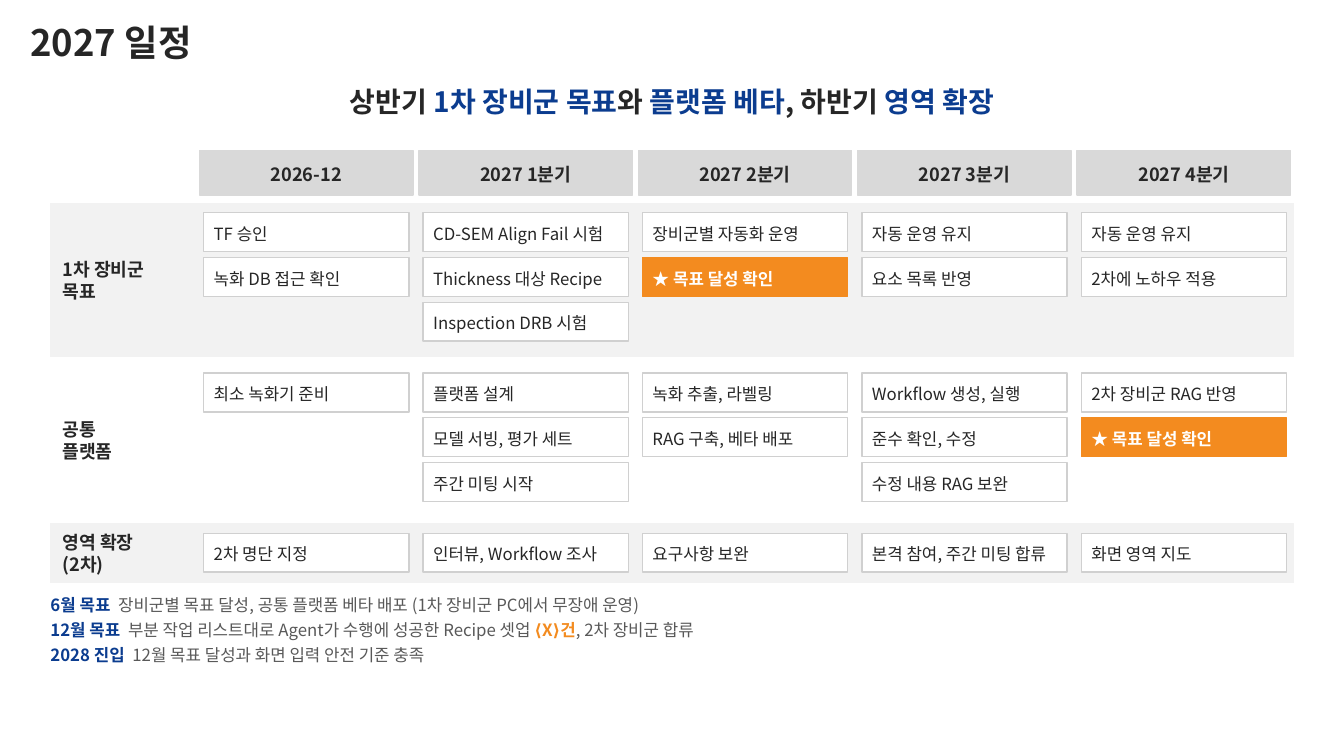
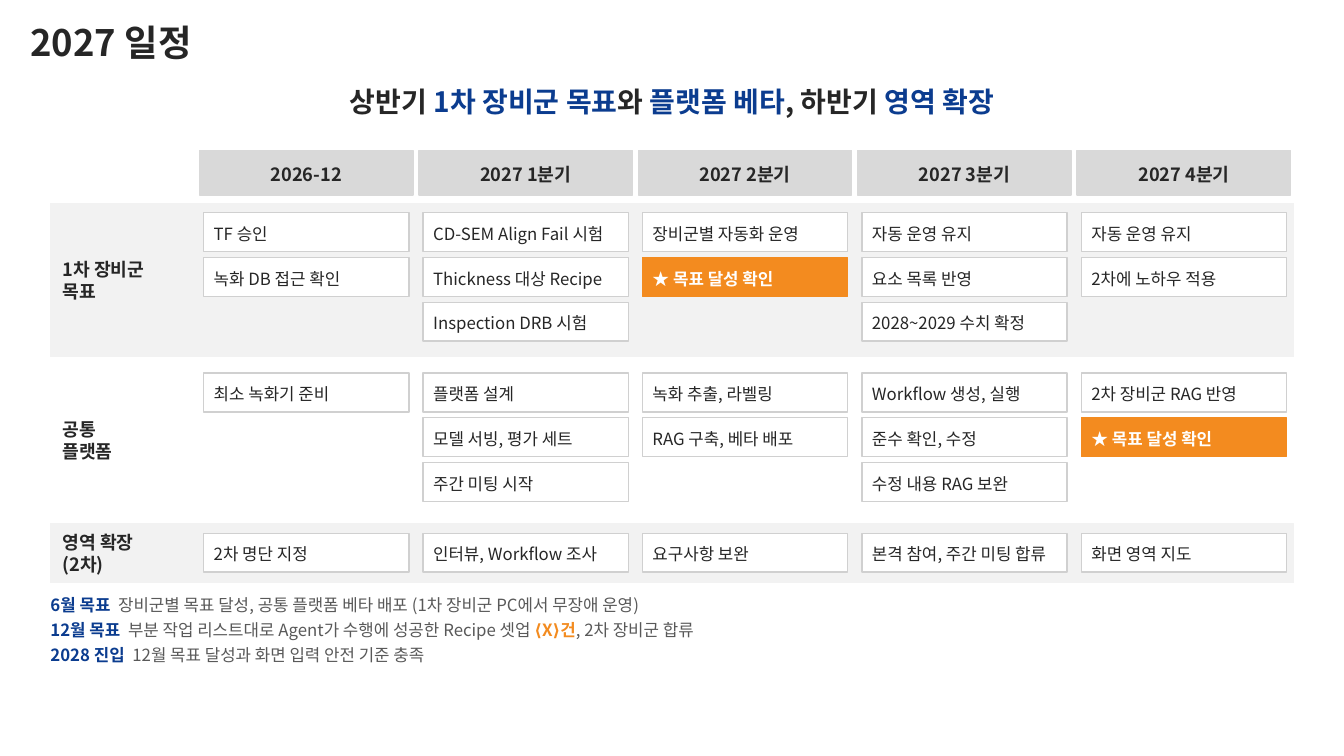
Before and after one commit to DarrenKoi/pm_notes, a slide deck: slide 8 of my-task/arc-tf/deliverables/arc-tf-proposal.pptx. Drawn at 1344x756 pixels with LibreOffice and Linux fonts; fonts in the diff are those of the drawing. Boxes give left, top, right and bottom in pixels: in the first picture for what was removed or moved away, otherwise in the second. Text is boxed around its words. In the diff, an @@ line names an element or a change of style, - is before the commit and + after.

```diff
--- a/my-task/arc-tf/deliverables/arc-tf-proposal.pptx
+++ b/my-task/arc-tf/deliverables/arc-tf-proposal.pptx
@@ rectangle added at (862, 302, 1068, 342), fill #FFFFFF, outline #D0D0D0 1 pt @@
@@ text added at (872, 315, 1025, 331), 12 pt, text #262626 @@
+2028~2029 수치 확정
```
Also in this commit, not shown: 1 other slide changed, 9 other files.
